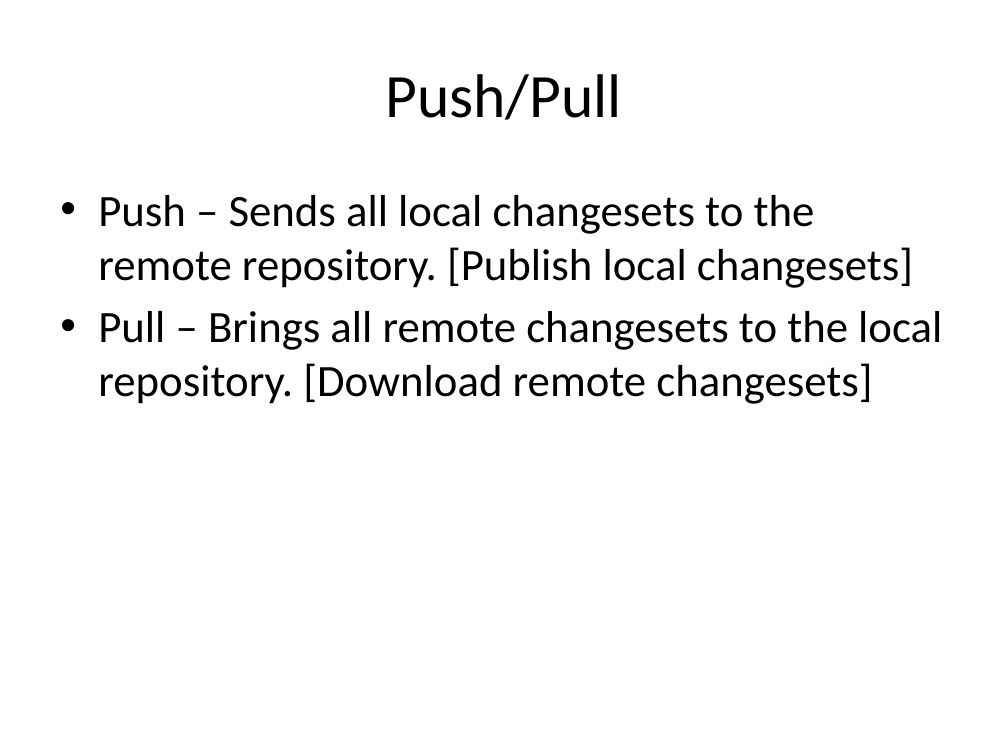
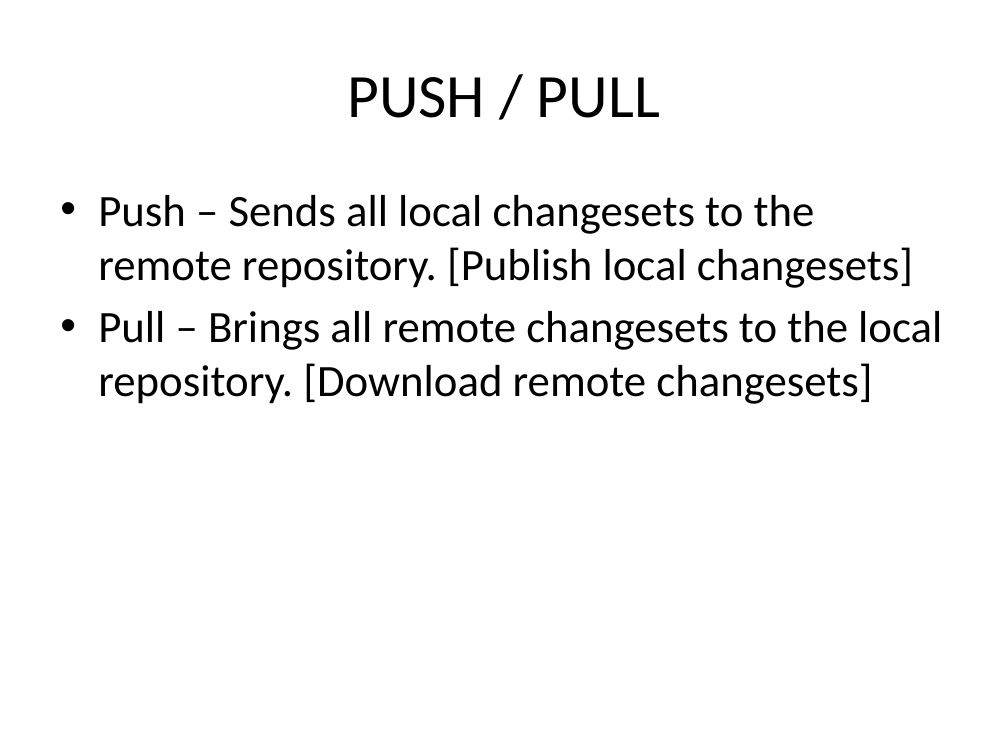
Before and after one commit to kangelov/gitdemo, a slide deck: slide 17 of powerpoint/An Introduction to GIT.pptx. Drawn at 1008x756 pixels with LibreOffice and Linux fonts; fonts in the diff are those of the drawing. Boxes give left, top, right and bottom in pixels: in the first picture for what was removed or moved away, otherwise in the second. Text is boxed around its words. In the diff, an @@ line names an element or a change of style, - is before the commit and + after.

```diff
--- a/powerpoint/An Introduction to GIT.pptx
+++ b/powerpoint/An Introduction to GIT.pptx
@@ title at box(347, 77, 660, 118): text changed @@
-Push/Pull
+PUSH / PULL
```
Also in this commit, not shown: 14 other slides changed, 2 slides added.
